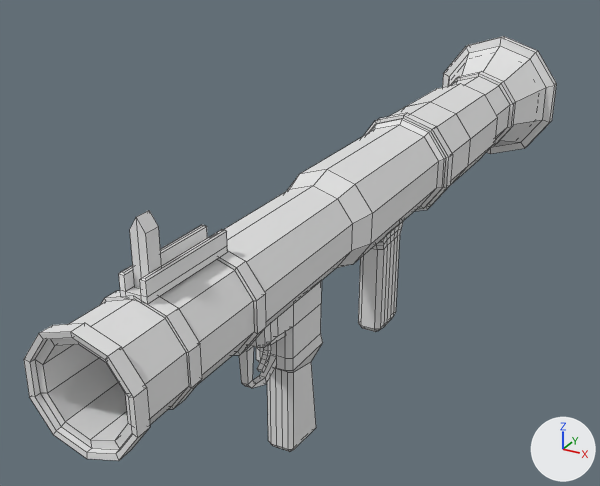
What one commit did to the OBJ model assets/guns/rocket-launcher.obj.
One viewpoint serves both versions: a camera (50 mm lens) standing at (3.9, -8.97, 3.49) and looking at (-0.79, -0.45, -0.77). Lighting does not change. The marker at lower right points along +X, +Y and +Z. Mesh edges are drawn as thin lines. Where no turn or scale is listed for an object, it has been applied to the vertices.

The scene before the commit, as lines of its bpy script (objects in view):
```python
me_rocket_launcher = bpy.data.meshes.new('rocket-launcher')
me_rocket_launcher.from_pydata(...)  # 709 vertices, 695 faces; spans x -0.97..0.97, y -5.24..5.32, z -2.47..1.15
ob_rocket_launcher = bpy.data.objects.new('rocket-launcher', me_rocket_launcher)
ob_rocket_launcher.location = (0.0, 0.0, 0.0)
```
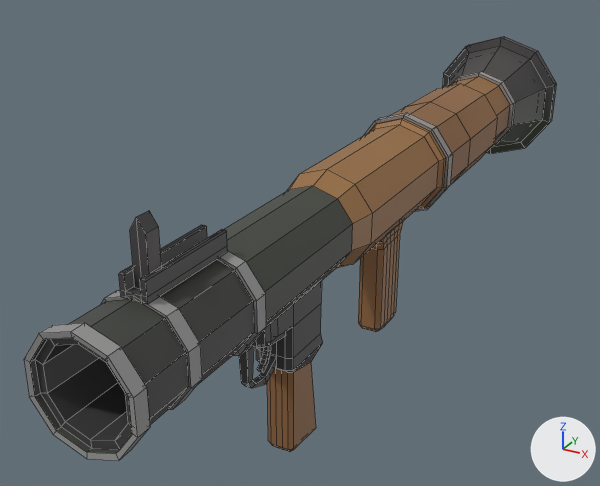
The edits, one by one:
Picture 'level.png' (img_level_png) is new.
Material 'Material.001' (mat_material_001) is new.
Its texture is img_level_png.
Its roughness is 0.526.
me_rocket_launcher has 709 vertices, 695 faces and spans x -0.97..0.97, y -5.24..5.32, z -2.47..1.15.
me_rocket_launcher now uses material mat_material_001 (picture img_level_png).

Location of each change, [x1, y1, x2, y2] in pixels of the pictures (600 x 486 px):
'rocket-launcher', recoloured
    both: [24, 36, 557, 461]
